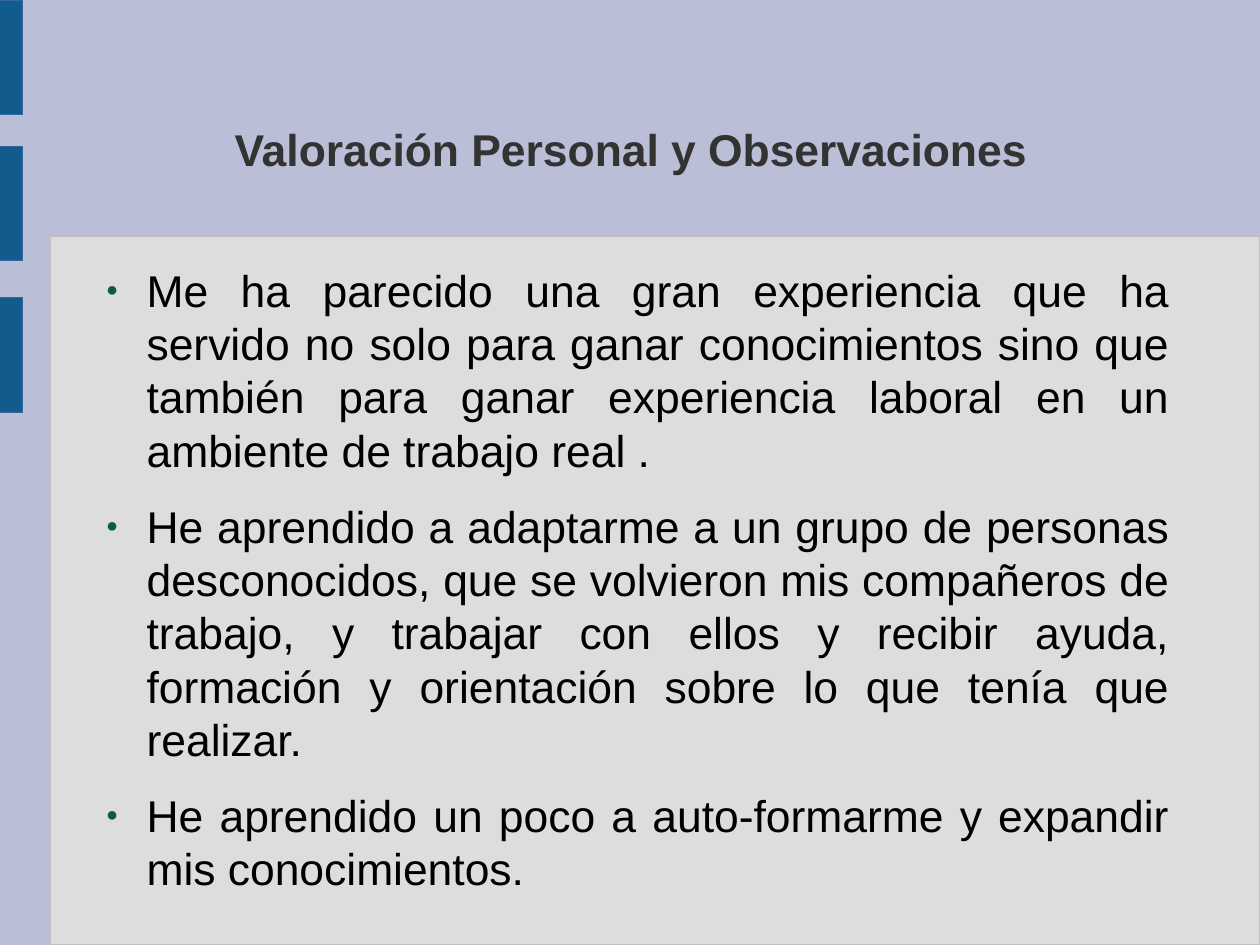
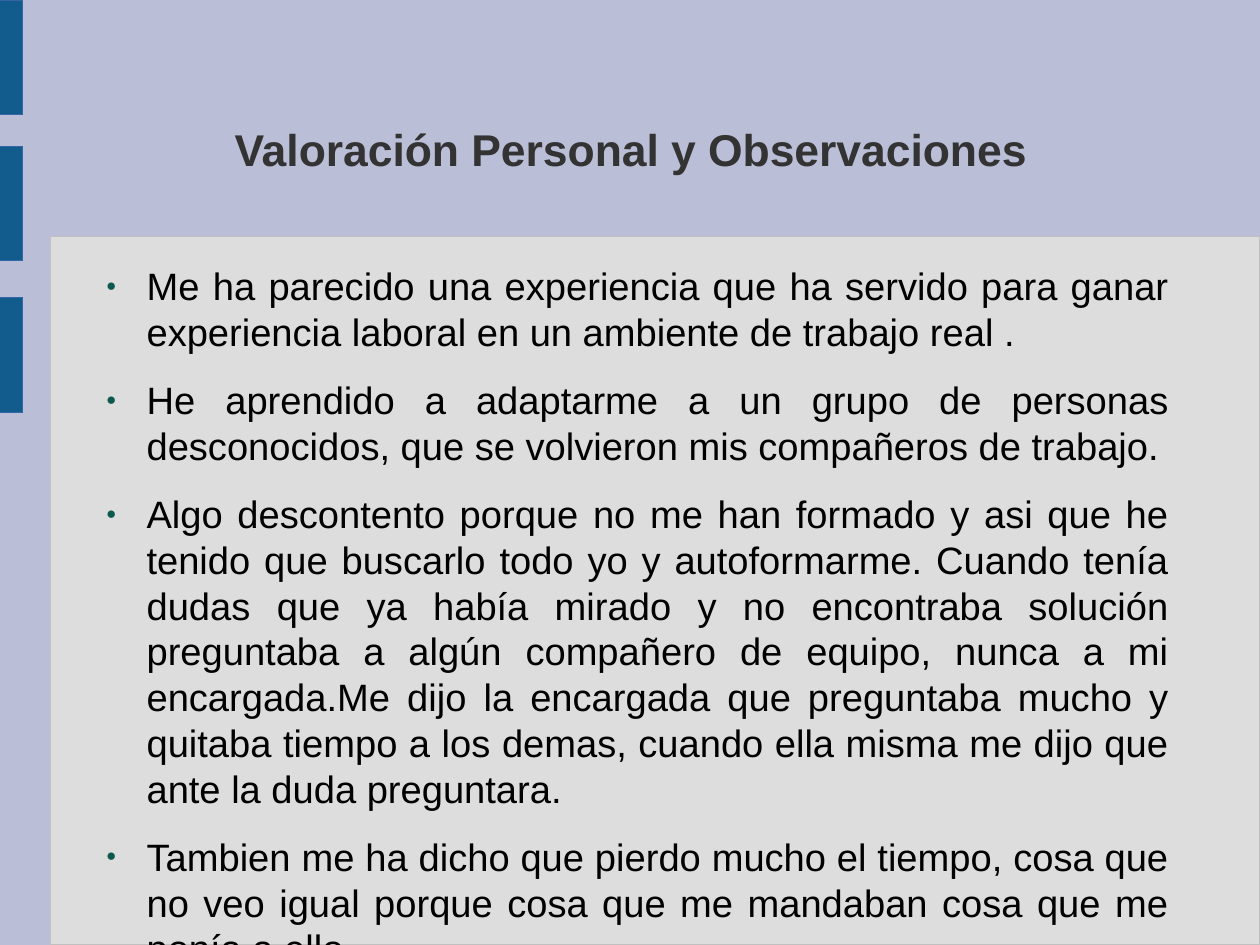
Before and after one commit to adriansanchezramirez/presentacion-empresa, a slide deck: slide 5 of Presentación.odp. Drawn at 1260x945 pixels with LibreOffice and Linux fonts; fonts in the diff are those of the drawing. Boxes give left, top, right and bottom in pixels: in the first picture for what was removed or moved away, otherwise in the second. Text is boxed around its words. In the diff, an @@ line names an element or a change of style, - is before the commit and + after.

```diff
--- a/Presentación.odp
+++ b/Presentación.odp
@@ text at bbox=[147, 272, 1169, 925]: text changed; size 28 to 24 pt @@
-● Me ha parecido una gran experiencia que ha servido no solo para ganar conocimientos sino que también para ganar experiencia laboral en un ambiente de trabajo real .
-● He aprendido a adaptarme a un grupo de personas desconocidos, que se volvieron mis compañeros de trabajo, y trabajar con ellos y recibir ayuda, formación y orientación sobre lo que tenía que realizar.
-● He aprendido un poco a auto-formarme y expandir mis conocimientos.
+● Me ha parecido una experiencia que ha servido para ganar experiencia laboral en un ambiente de trabajo real .
+● He aprendido a adaptarme a un grupo de personas desconocidos, que se volvieron mis compañeros de trabajo.
+● Algo descontento porque no me han formado y asi que he tenido que buscarlo todo yo y autoformarme. Cuando tenía dudas que ya había mirado y no encontraba solución preguntaba a algún compañero de equipo, nunca a mi encargada.Me dijo la encargada que preguntaba mucho y quitaba tiempo a los demas, cuando ella misma me dijo que ante la duda preguntara.
+● Tambien me ha dicho que pierdo mucho el tiempo, cosa que no veo igual porque cosa que me mandaban cosa que me ponía a ello.
```
Also in this commit, not shown: 2 other slides changed, 1 slide added, 4 other files.
